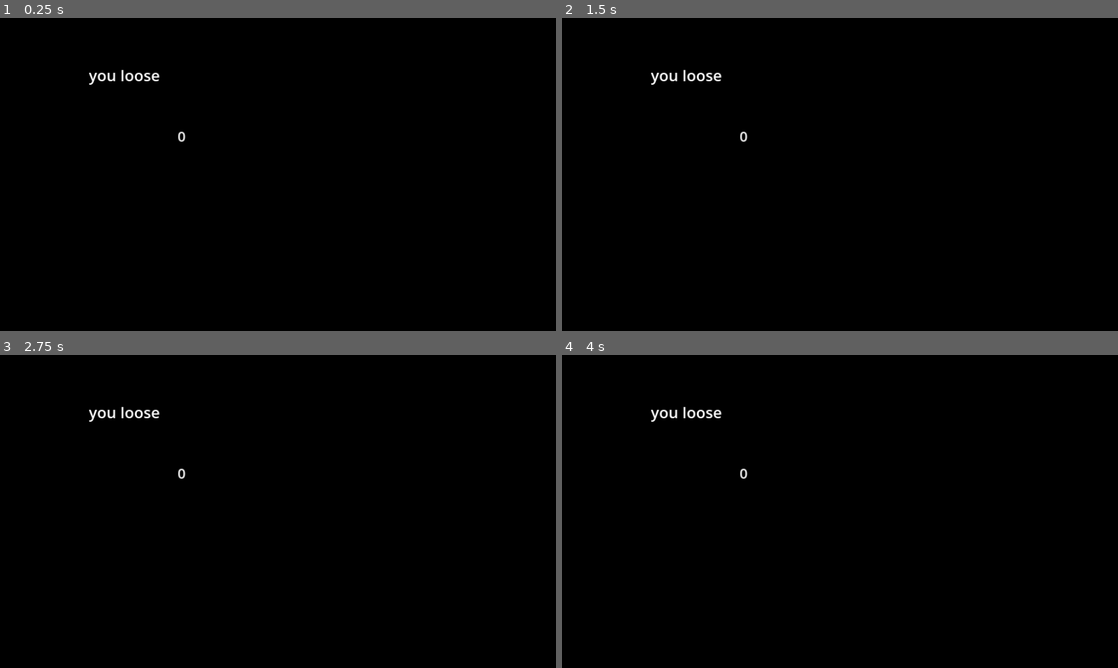
Above: before the commit, frames 1-4 (two rows, left to right).
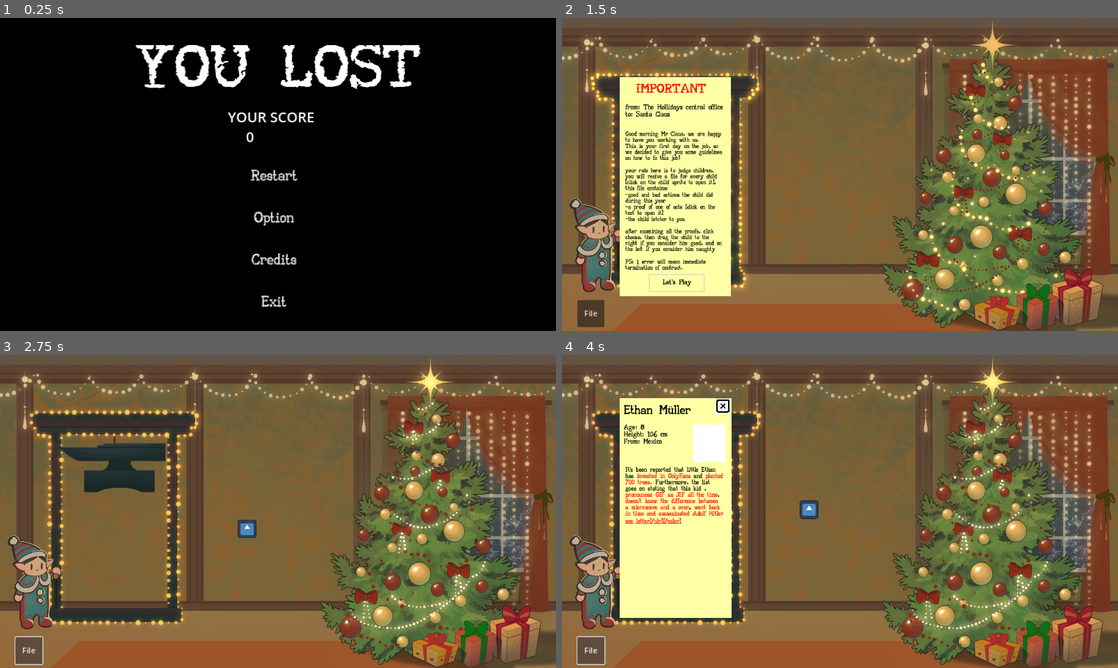
Above: after the commit, the same moments.

Repository: Zapzoop/chritmasgamejam
Game: Godot game, scene res://assets/scenes&scripts/loose.tscn
The game is run twice, just before and just after one commit, with the same random seed, the same clock (stepped at 60 frames per second) and the same inputs. This scene is started directly instead of the project's main scene. The engine's default icon, where the game draws it, is replaced by a stand-in: a white triangle on a blue panel in a dark square. Sound files missing from this copy of the repository are replaced by a short silence.
Inputs (mouse positions are in pixels of both pictures, inside the frame that each line leads up to):
- Up to frame 1 (0.25 s): no input
- Up to frame 2 (1.5 s): click (834, 177) at 0.5 s, where only the run after the commit has a clickable "Restart"; click (678, 290) at 1.25 s, where only the run after the commit has a clickable "Let's Play"
- Up to frame 3 (2.75 s): click (27, 649) at 2 s, where only the run after the commit has a clickable "File"
- Up to frame 4 (4 s): click (589, 649) at 2.75 s, where only the run after the commit has a clickable "File"; click (589, 649) at 3.5 s, where only the run after the commit has a clickable "File"

The runs differ from the first frame. In frame 1, 3.9% of the frame differs, in the area x 16-76%, y 8-93%; in frame 2, 100%; in frame 3, 100%, in the area x 0-100%, y 0-100%; in frame 4, 100%.

Commit message:
better ui

Diff:
--- a/assets/scenes&scripts/loose.tscn
+++ b/assets/scenes&scripts/loose.tscn
@@ -1,6 +1,9 @@
-[gd_scene load_steps=2 format=3 uid="uid://bjavqqcysec67"]
+[gd_scene load_steps=5 format=3 uid="uid://bjavqqcysec67"]
 
 [ext_resource type="Script" path="res://score.gd" id="1_3foxm"]
+[ext_resource type="Theme" uid="uid://cuevdh5m46808" path="res://assets/fonts/normal.tres" id="1_ax5tw"]
+[ext_resource type="Script" path="res://main_menu/mainmenu.gd" id="1_ds84n"]
+[ext_resource type="AudioStream" uid="uid://dntgl8tebgjuo" path="res://main_menu/loose.mp3" id="4_c7wrf"]
 
 [node name="loose" type="Control"]
 process_mode = 3
@@ -10,6 +13,7 @@
 anchor_bottom = 1.0
 grow_horizontal = 2
 grow_vertical = 2
+script = ExtResource("1_ds84n")
 metadata/_edit_use_anchors_ = true
 
 [node name="ColorRect" type="ColorRect" parent="."]
@@ -25,22 +29,74 @@
 [node name="RichTextLabel" type="RichTextLabel" parent="."]
 layout_mode = 1
 anchors_preset = -1
-anchor_left = 0.159722
-anchor_top = 0.148148
-anchor_right = 0.777778
+anchor_left = 0.243056
+anchor_top = 0.0864198
+anchor_right = 0.763889
 anchor_bottom = 0.271605
 offset_bottom = 1.52588e-05
-theme_override_font_sizes/normal_font_size = 32
-text = "you loose"
+theme = ExtResource("1_ax5tw")
+theme_override_font_sizes/normal_font_size = 114
+text = "YOU LOST"
 metadata/_edit_use_anchors_ = true
 
 [node name="score" type="RichTextLabel" parent="."]
 layout_mode = 1
 anchors_preset = -1
-anchor_left = 0.319444
-anchor_top = 0.345679
-anchor_right = 0.451389
-anchor_bottom = 0.469136
+anchor_left = 0.409722
+anchor_top = 0.283951
+anchor_right = 0.583333
+anchor_bottom = 0.432099
 theme_override_font_sizes/normal_font_size = 29
+text = "YOUR SCORE"
 script = ExtResource("1_3foxm")
 metadata/_edit_use_anchors_ = true
+
+[node name="VBoxContainer" type="VBoxContainer" parent="."]
+layout_mode = 1
+anchors_preset = -1
+anchor_left = 0.375
+anchor_top = 0.209877
+anchor_right = 0.611979
+anchor_bottom = 1.20988
+grow_horizontal = 2
+grow_vertical = 2
+theme_override_constants/separation = 49
+alignment = 1
+metadata/_edit_use_anchors_ = true
+
+[node name="start" type="Button" parent="VBoxContainer"]
+layout_mode = 2
+theme = ExtResource("1_ax5tw")
+theme_override_font_sizes/font_size = 30
+text = "Restart"
+flat = true
+
+[node name="option" type="Button" parent="VBoxContainer"]
+layout_mode = 2
+theme = ExtResource("1_ax5tw")
+theme_override_font_sizes/font_size = 30
+text = "Option"
+flat = true
+
+[node name="credits" type="Button" parent="VBoxContainer"]
+layout_mode = 2
+theme = ExtResource("1_ax5tw")
+theme_override_font_sizes/font_size = 30
+text = "Credits"
+flat = true
+
+[node name="exit" type="Button" parent="VBoxContainer"]
+layout_mode = 2
+theme = ExtResource("1_ax5tw")
+theme_override_font_sizes/font_size = 30
+text = "Exit"
+flat = true
+
+[node name="theme" type="AudioStreamPlayer2D" parent="."]
+stream = ExtResource("4_c7wrf")
+autoplay = true
+
+[connection signal="pressed" from="VBoxContainer/start" to="." method="_on_start_pressed"]
+[connection signal="pressed" from="VBoxContainer/option" to="." method="_on_option_pressed"]
+[connection signal="pressed" from="VBoxContainer/credits" to="." method="_on_credits_pressed"]
+[connection signal="pressed" from="VBoxContainer/exit" to="." method="_on_exit_pressed"]
--- a/character/child/child_file.tscn
+++ b/character/child/child_file.tscn
@@ -189,6 +189,7 @@
 
 [node name="letter" type="RichTextLabel" parent="."]
 visible = false
+layout_mode = 0
 offset_left = 377.0
 offset_top = 374.0
 offset_right = 834.0
@@ -199,7 +200,6 @@
 text = "Dear santa i want:"
 
 [node name="letter" type="Sprite2D" parent="letter"]
-scale = Vector2(1, 1)
 
 [connection signal="mouse_entered" from="Detection" to="." method="_on_detection_mouse_entered"]
 [connection signal="mouse_exited" from="Detection" to="." method="_on_detection_mouse_exited"]
--- a/main_menu/credits/credits.tscn
+++ b/main_menu/credits/credits.tscn
@@ -49,6 +49,12 @@
 grow_vertical = 2
 script = ExtResource("1_8v6a2")
 
+[node name="ColorRect" type="ColorRect" parent="."]
+layout_mode = 0
+offset_right = 1656.0
+offset_bottom = 912.0
+color = Color(0, 0, 0, 1)
+
 [node name="RichTextLabel" type="RichTextLabel" parent="."]
 layout_mode = 1
 anchors_preset = -1
@@ -57,10 +63,10 @@
 anchor_bottom = 0.469136
 offset_left = 448.0
 offset_top = 608.0
-offset_right = 4007.98
-offset_bottom = 2128.0
+offset_right = 5431.97
+offset_bottom = 2736.0
 text = "Programming
--Pauletto
+-104games (Paoletto)
 -Zapzoop
 
 Art
@@ -70,7 +76,8 @@
 -CactuarMike
 
 Sound
--"
+-Fosfox32
+-CactuarMike"
 scroll_active = false
 metadata/_edit_use_anchors_ = true
 
--- a/main_menu/mainmenu.gd
+++ b/main_menu/mainmenu.gd
@@ -16,3 +16,7 @@
 func sfx():
 	$sfx.stream = $sfx.enter.pick_random()
 	$sfx.play()
+
+
+func _on_theme_finished():
+	$theme.play()
--- a/main_menu/mainmenu.tscn
+++ b/main_menu/mainmenu.tscn
@@ -1,7 +1,12 @@
-[gd_scene load_steps=3 format=3 uid="uid://bbmf1tywq1u2v"]
+[gd_scene load_steps=8 format=3 uid="uid://bbmf1tywq1u2v"]
 
 [ext_resource type="Script" path="res://main_menu/mainmenu.gd" id="1_fpnir"]
 [ext_resource type="Script" path="res://main_menu/sfx.gd" id="2_kvo1x"]
+[ext_resource type="Texture2D" uid="uid://bwuje4q6anm0o" path="res://assets/graphics/bg.jpeg" id="2_ljwq6"]
+[ext_resource type="Texture2D" uid="uid://bynxb35vi87sj" path="res://assets/graphics/tree/treeIdle1.png" id="3_c0om3"]
+[ext_resource type="Theme" uid="uid://cuevdh5m46808" path="res://assets/fonts/normal.tres" id="4_h5vgx"]
+[ext_resource type="FontFile" uid="uid://dywp2r20vvy4h" path="res://assets/fonts/Written On The Hand-Bold.otf" id="6_2ov01"]
+[ext_resource type="AudioStream" uid="uid://buxasyd8x5xsq" path="res://main_menu/mermello_pastello.mp3" id="7_877fo"]
 
 [node name="Mainmenu" type="Control"]
 layout_mode = 3
@@ -12,12 +17,22 @@
 grow_vertical = 2
 script = ExtResource("1_fpnir")
 
+[node name="bg" type="Sprite2D" parent="."]
+modulate = Color(0.694118, 0.764706, 0.529412, 0.72549)
+position = Vector2(576, 326)
+scale = Vector2(0.6, 0.603704)
+texture = ExtResource("2_ljwq6")
+
+[node name="tree" type="Sprite2D" parent="bg"]
+texture = ExtResource("3_c0om3")
+
 [node name="VBoxContainer" type="VBoxContainer" parent="."]
 layout_mode = 1
 anchors_preset = -1
-anchor_left = 0.361111
-anchor_right = 0.59809
-anchor_bottom = 1.0
+anchor_left = 0.375
+anchor_top = 0.209877
+anchor_right = 0.611979
+anchor_bottom = 1.20988
 grow_horizontal = 2
 grow_vertical = 2
 theme_override_constants/separation = 49
@@ -26,28 +41,53 @@
 
 [node name="start" type="Button" parent="VBoxContainer"]
 layout_mode = 2
+theme = ExtResource("4_h5vgx")
 theme_override_font_sizes/font_size = 30
 text = "Start"
+flat = true
 
 [node name="option" type="Button" parent="VBoxContainer"]
 layout_mode = 2
+theme = ExtResource("4_h5vgx")
 theme_override_font_sizes/font_size = 30
 text = "Option"
+flat = true
 
 [node name="credits" type="Button" parent="VBoxContainer"]
 layout_mode = 2
+theme = ExtResource("4_h5vgx")
 theme_override_font_sizes/font_size = 30
 text = "Credits"
+flat = true
 
 [node name="exit" type="Button" parent="VBoxContainer"]
 layout_mode = 2
+theme = ExtResource("4_h5vgx")
 theme_override_font_sizes/font_size = 30
 text = "Exit"
+flat = true
 
 [node name="sfx" type="AudioStreamPlayer2D" parent="."]
 script = ExtResource("2_kvo1x")
+
+[node name="title" type="RichTextLabel" parent="."]
+layout_mode = 0
+offset_left = 368.0
+offset_top = 48.0
+offset_right = 800.0
+offset_bottom = 272.0
+theme_override_colors/default_color = Color(0.513726, 0, 0, 1)
+theme_override_fonts/normal_font = ExtResource("6_2ov01")
+theme_override_font_sizes/normal_font_size = 97
+text = "SANTA'S
+	LAP"
+
+[node name="theme" type="AudioStreamPlayer2D" parent="."]
+stream = ExtResource("7_877fo")
+autoplay = true
 
 [connection signal="pressed" from="VBoxContainer/start" to="." method="_on_start_pressed"]
 [connection signal="pressed" from="VBoxContainer/option" to="." method="_on_option_pressed"]
 [connection signal="pressed" from="VBoxContainer/credits" to="." method="_on_credits_pressed"]
 [connection signal="pressed" from="VBoxContainer/exit" to="." method="_on_exit_pressed"]
+[connection signal="finished" from="theme" to="." method="_on_theme_finished"]
--- a/score.gd
+++ b/score.gd
@@ -4,4 +4,4 @@
 
 func _ready():
 	score = Global.score
-	self.text = str(score)
+	self.text += "\n     "+str(score)
Not shown, added: main_menu/loose.mp3.import
Not shown, added: main_menu/mermello_pastello.mp3.import
Not shown, added: main_menu/loose.mp3
Not shown, added: main_menu/mermello_pastello.mp3
